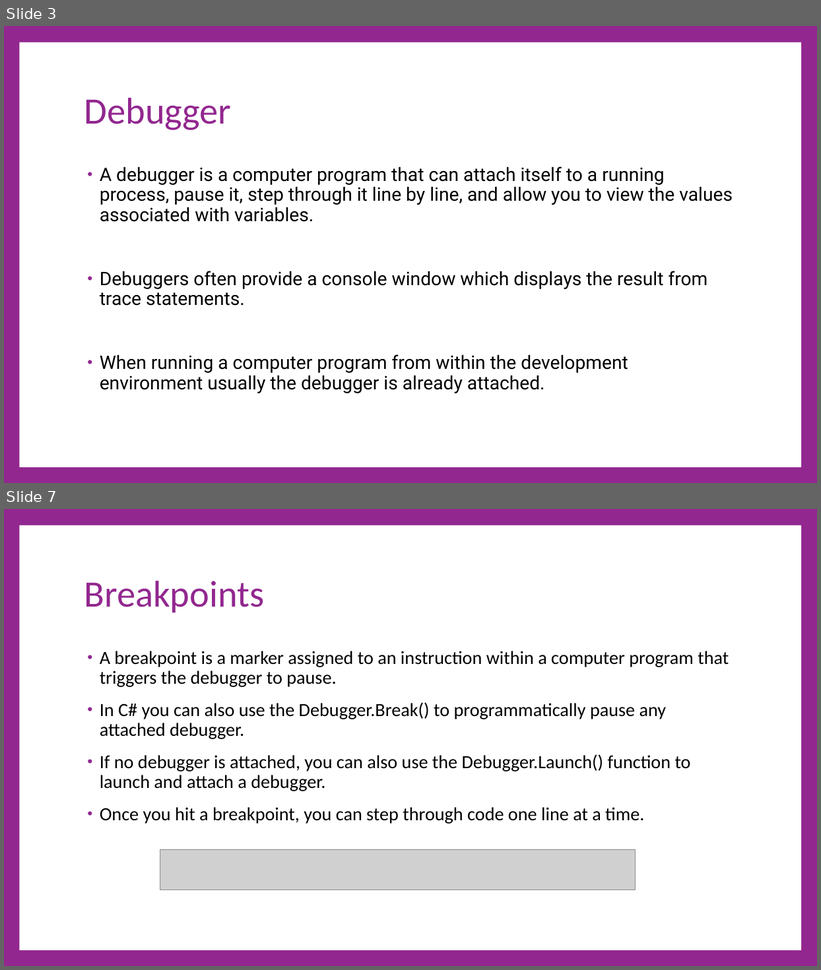
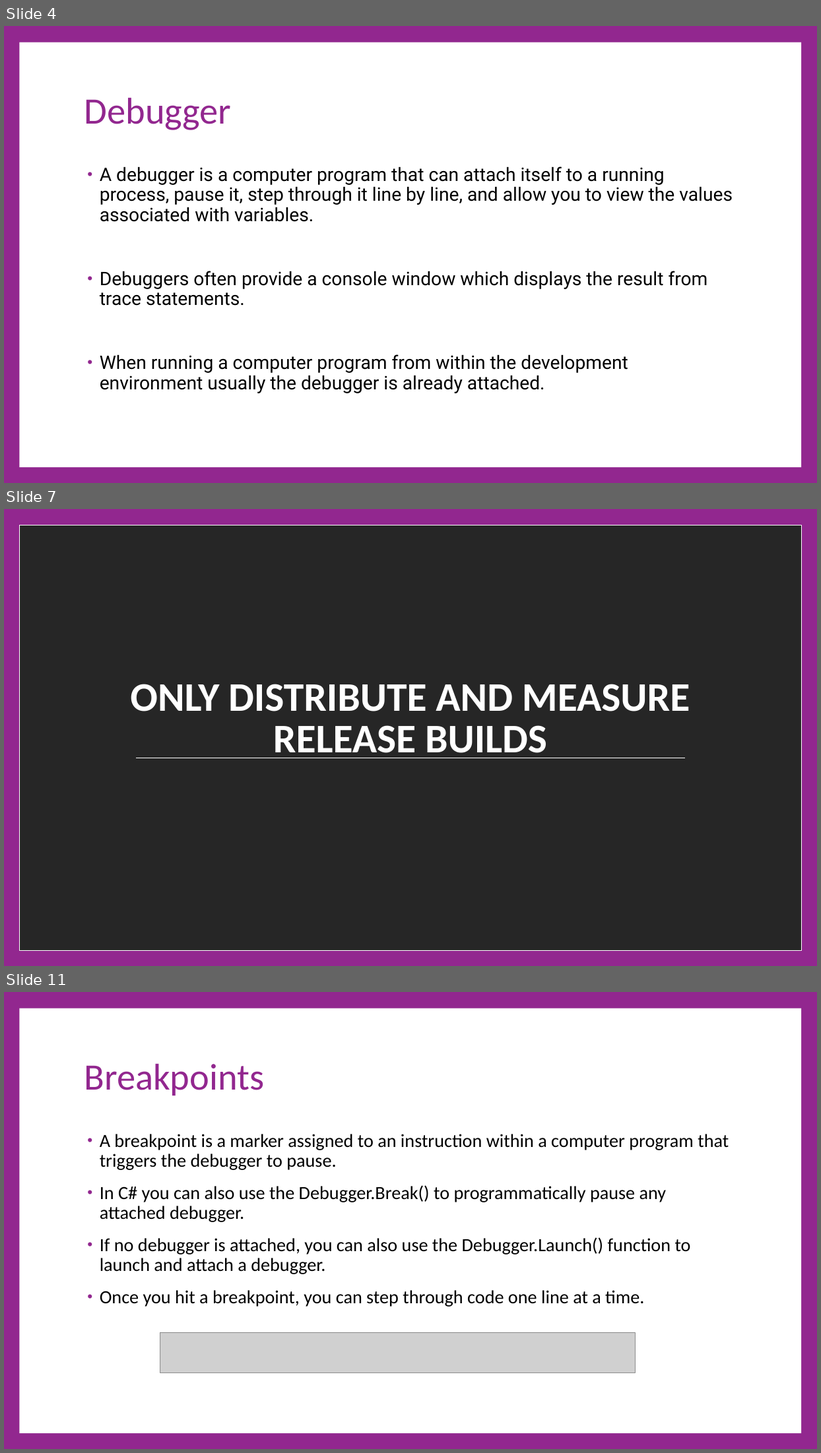
Before and after one commit to cdiggins/cs321, a slide deck: class-notes/cs321-winter-2023-lecture-6-debugging.pptx. Shown one above the other, each under a label of ours: slides 3 and 7 before the commit, slides 4, 7 and 11 after it; the slides between them are not shown. The pictures are 821x970 and 821x1453 pixels, drawn with LibreOffice and Linux fonts; fonts in the diff are those of the drawing; grey boxes stand for pictures; background and template pictures are left out. Boxes give left, top, right and bottom in pixels: in the first picture for what was removed or moved away, otherwise in the second. Text is boxed around its words. In the diff, an @@ line names an element or a change of style, - is before the commit and + after.

```diff
--- a/class-notes/cs321-winter-2023-lecture-6-debugging.pptx
+++ b/class-notes/cs321-winter-2023-lecture-6-debugging.pptx
@@ slide 7 added at [4, 509, 817, 966], background picture (left out) @@
@@ rectangle added at [19, 525, 801, 951], fill #262626, outline #FFFFFF 1 pt @@
@@ title added at [130, 684, 690, 758], 72 pt, text #FFFFFF, bold @@
+ONLY DISTRIBUTE AND MEASURE RELEASE BUILDS
@@ line added from (136, 758) to (685, 758), #FFFFFF 0.79 pt @@
@@ what was slide 3 is now slide 4 @@
@@ what was slide 7 is now slide 11 @@
```
Also in this commit, not shown: 6 slides changed, 10 other slides added, 16 other files.
